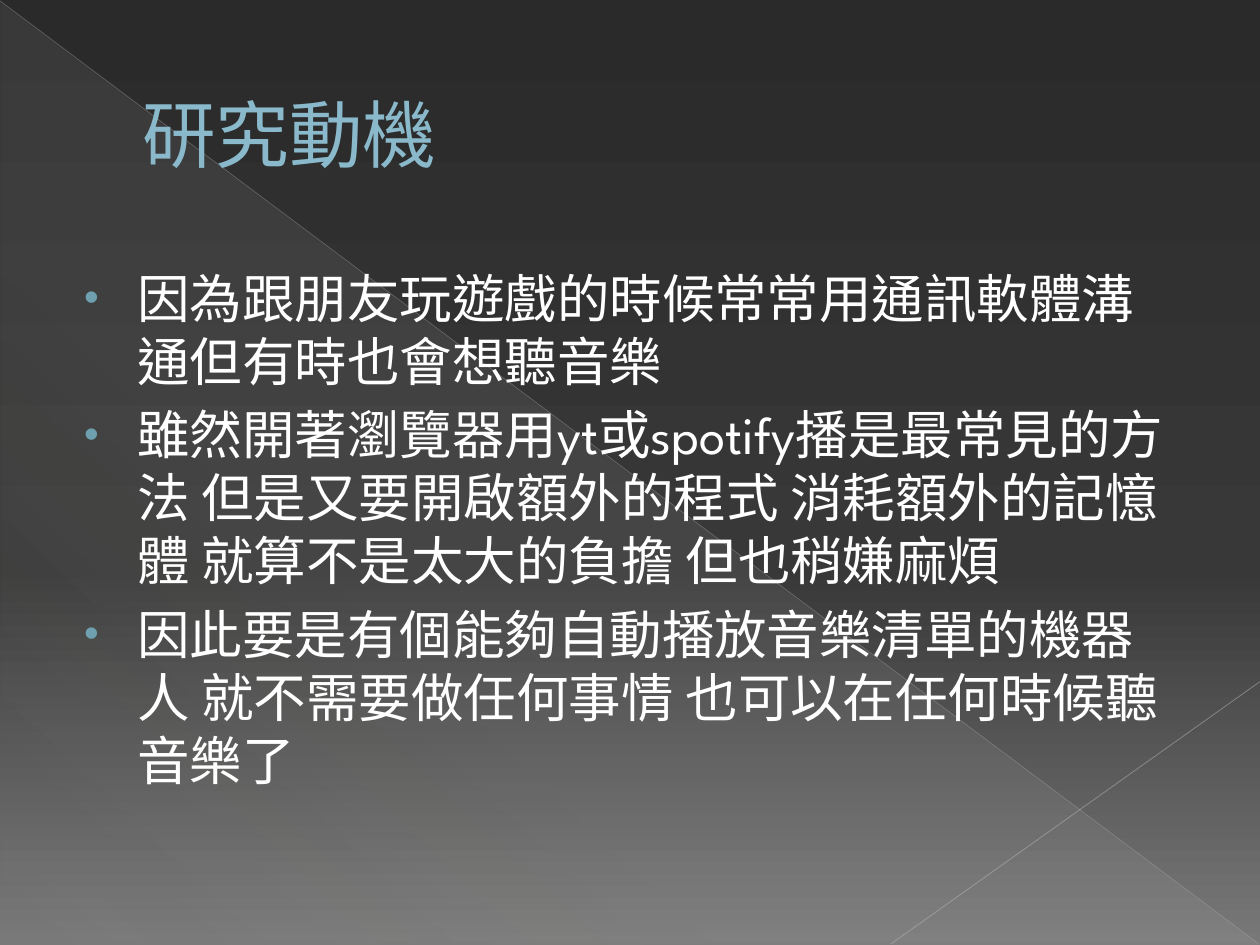
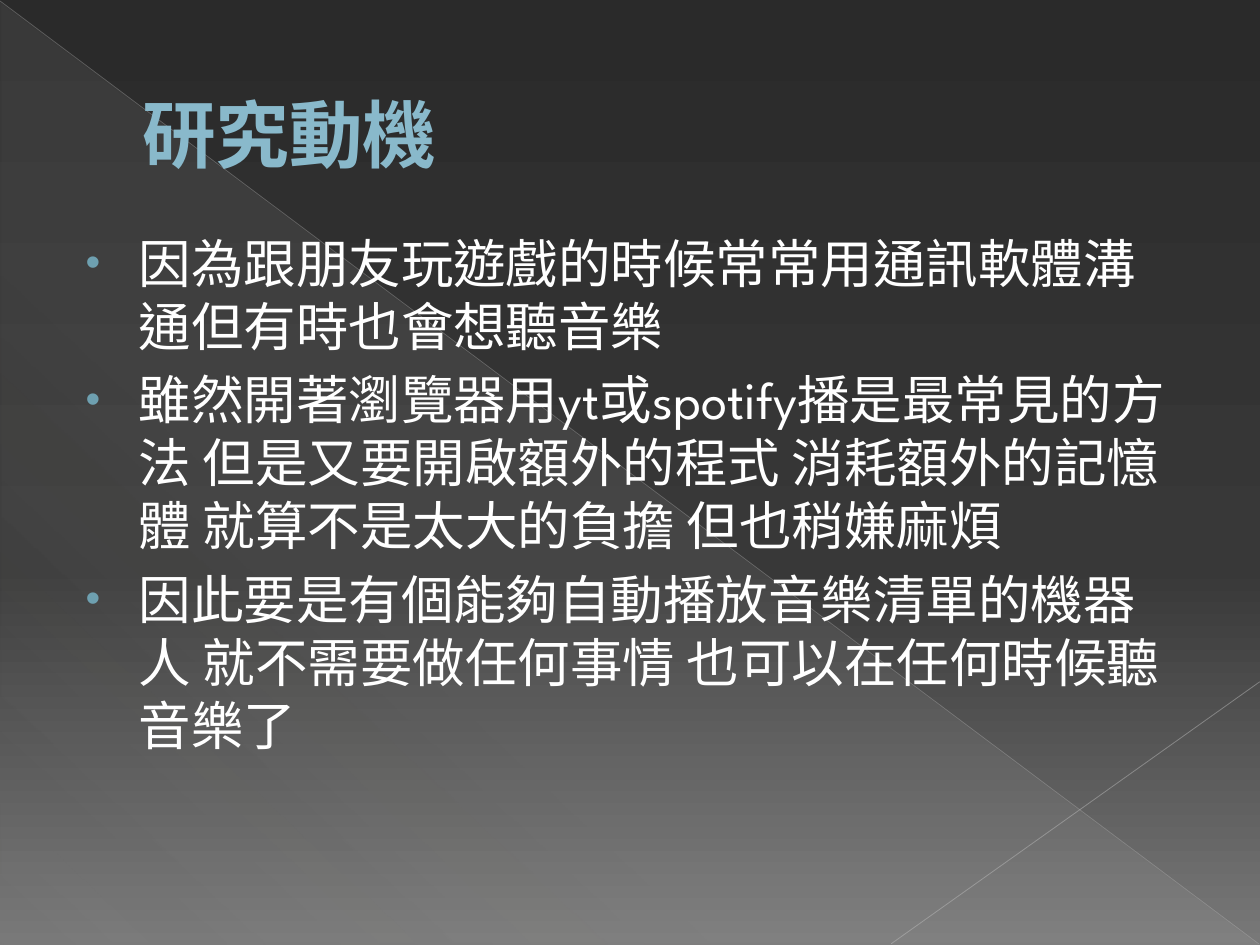
Before and after one commit to littlepanda419/justpanda, a slide deck: slide 3 of 專題.pptx. Drawn at 1260x945 pixels with LibreOffice and Linux fonts; fonts in the diff are those of the drawing; background and template pictures are left out. Boxes give left, top, right and bottom in pixels: in the first picture for what was removed or moved away, otherwise in the second. Text is boxed around its words. In the diff, an @@ line names an element or a change of style, - is before the commit and + after.

```diff
--- a/專題.pptx
+++ b/專題.pptx
@@ title "研究動機" at (x1=142, y1=99, x2=436, y2=169): bold on @@
@@ text "因為跟朋友玩遊戲的時候常常用通訊軟體溝通但有時也會想聽音樂" rewrapped from (x1=137, y1=274, x2=1163, y2=785) to (x1=139, y1=230, x2=1165, y2=750) @@
```
Also in this commit, not shown: 6 other slides changed, 12 slides added, 5 other files.
